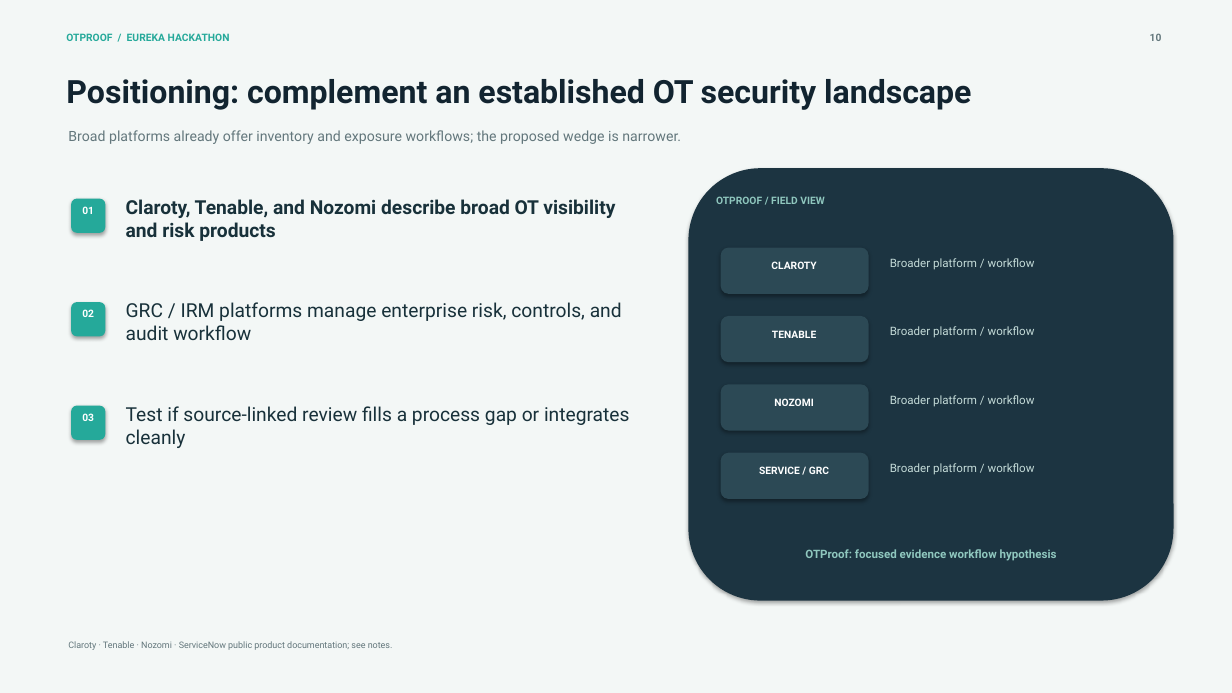
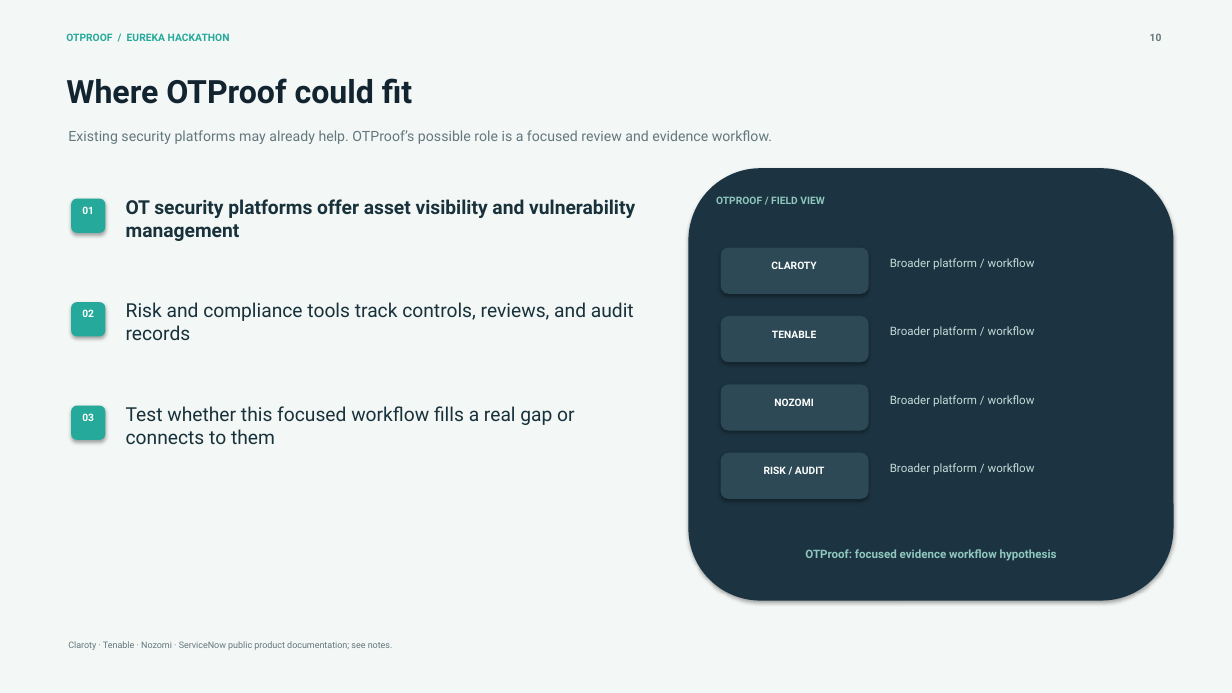
Before and after one commit to deepeshaiml/OTProof, a slide deck: slide 10 of OTProof_Pitch_Deck.pptx. Drawn at 1232x693 pixels with LibreOffice and Linux fonts; fonts in the diff are those of the drawing. Boxes give left, top, right and bottom in pixels: in the first picture for what was removed or moved away, otherwise in the second. Text is boxed around its words. In the diff, an @@ line names an element or a change of style, - is before the commit and + after.

Commit message:
Improve OTProof docs for mixed audiences

```diff
--- a/OTProof_Pitch_Deck.pptx
+++ b/OTProof_Pitch_Deck.pptx
@@ text at (66, 78, 412, 104): text changed @@
-Positioning: complement an established OT security landscape
+Where OTProof could fit
@@ text at (68, 130, 772, 144): text changed @@
-Broad platforms already offer inventory and exposure workflows; the proposed wedge is narrower.
+Existing security platforms may already help. OTProof’s possible role is a focused review and evidence workflow.
@@ text at (126, 199, 635, 241): text changed @@
-Claroty, Tenable, and Nozomi describe broad OT visibility and risk products
+OT security platforms offer asset visibility and vulnerability management
@@ text at (126, 302, 634, 340): text changed @@
-GRC / IRM platforms manage enterprise risk, controls, and audit workflow
+Risk and compliance tools track controls, reviews, and audit records
@@ text at (126, 406, 574, 444): text changed @@
-Test if source-linked review fills a process gap or integrates cleanly
+Test whether this focused workflow fills a real gap or connects to them
@@ text at (764, 466, 825, 474): text changed @@
-SERVICE / GRC
+RISK / AUDIT
```
Also in this commit, not shown: 13 other slides changed, 1 slide added, 16 other files.
